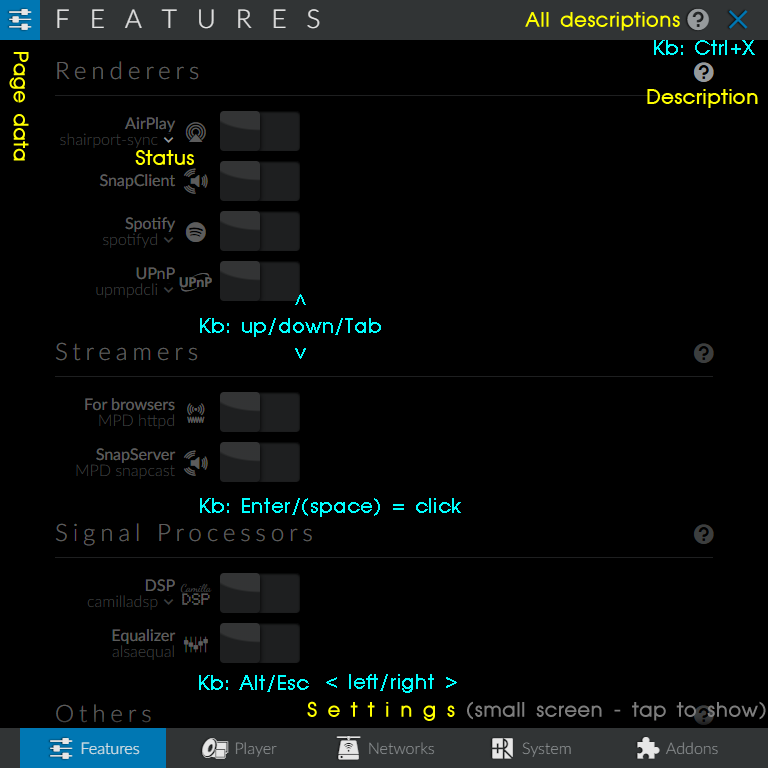
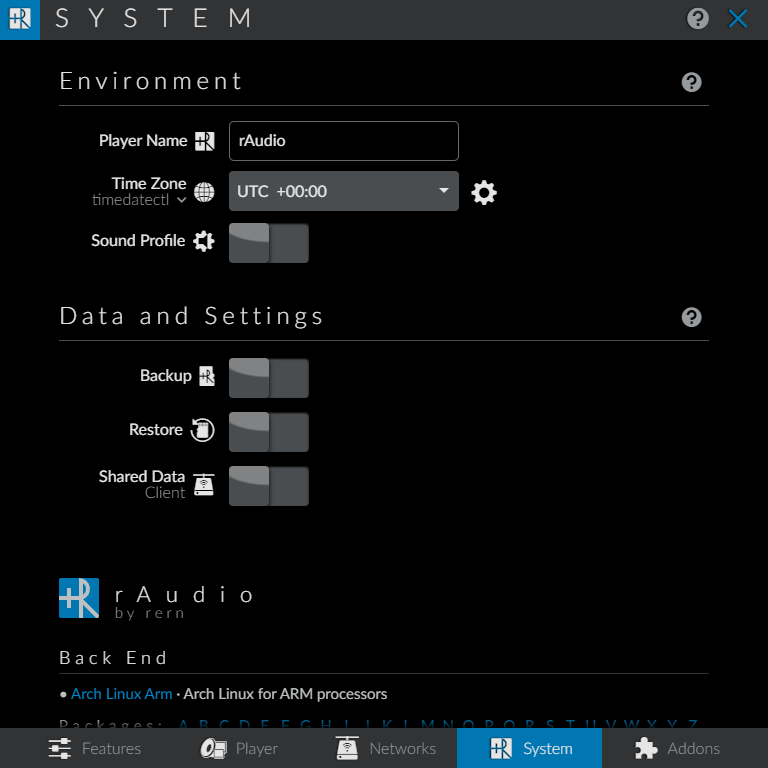
Revision of a layered 768 x 768 image; what changed, layer by layer:
renamed "57" to "55", showed it, painted on it over bbox(6, 6, 766, 768)
renamed "Kb: Enter/(space) = click" to "47-2", hid it over bbox(199, 40, 755, 693)
renamed "Page data" to "47-1", hid it, painted on it over bbox(9, 12, 766, 721)
renamed "mask" to "47", hid it, painted on it over bbox(9, 40, 766, 728)
renamed "49" to "48", painted on it over bbox(6, 6, 766, 768)
